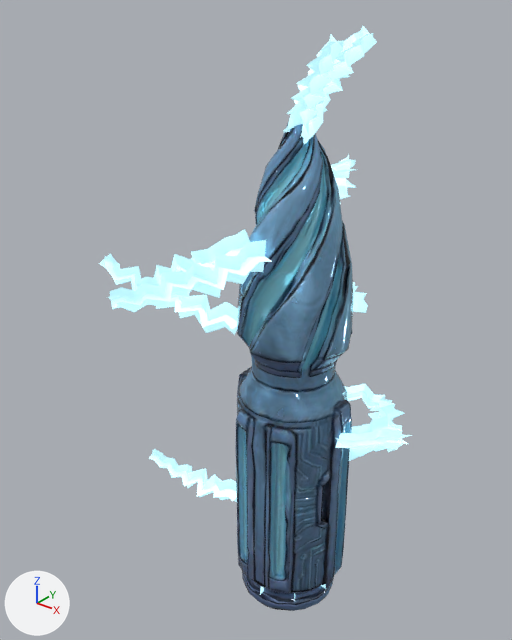
Renders of the glTF model avatar/avatar-lod1.glb from each side of a commit.
One viewpoint serves both versions: a camera (50 mm lens) standing at (1.22, -1.73, 2.16) and looking at (-0.18, 0.02, 1.08). The axes (+X, +Y, +Z) are drawn at lower left. The lights are the same throughout. The older version comes first. Where no turn or scale is listed for an object, it has been applied to the vertices. Vertices at exactly the same position are counted once.

The first picture shows 'Lightning', 'Shell'.
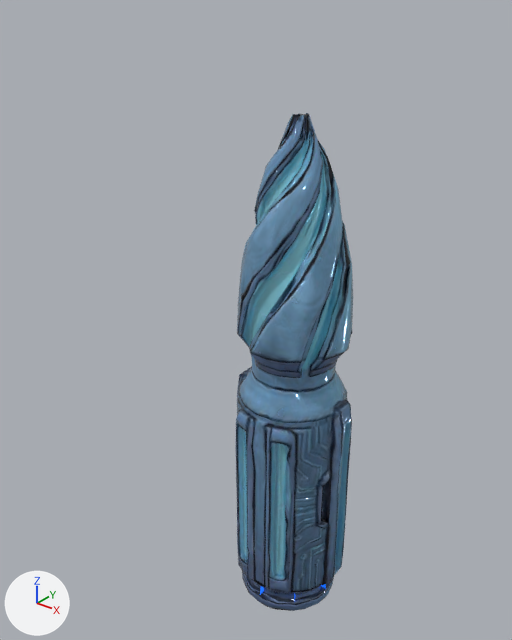
Pixel boxes [x1, y1, x2, y2] of what changed, in the pictures (512 x 640 px; the box of a moved part takes in the faces that stretch with it):
'Lightning', surface changed, reshaped (mostly hidden afterwards)
    before: [99, 26, 412, 599]
    after: [260, 584, 326, 599]
part 1 of me_lightning, moved or reshaped (not visible afterwards)
    before: [285, 33, 374, 132]
part 2 of me_lightning, moved or reshaped (not visible afterwards)
    before: [304, 26, 377, 144]
part 3 of me_lightning, moved or reshaped (not visible afterwards)
    before: [283, 41, 344, 131]
part 4 of me_lightning, moved or reshaped (not visible afterwards)
    before: [294, 34, 343, 143]
part 5 of me_lightning, moved or reshaped (not visible afterwards)
    before: [108, 253, 272, 305]
part 6 of me_lightning, moved or reshaped (not visible afterwards)
    before: [110, 240, 266, 312]
part 7 of me_lightning, moved or reshaped (not visible afterwards)
    before: [136, 248, 242, 287]
part 8 of me_lightning, moved or reshaped (not visible afterwards)
    before: [141, 229, 250, 286]
part 9 of me_lightning, moved or reshaped (not visible afterwards)
    before: [104, 256, 237, 329]
part 10 of me_lightning, moved or reshaped (not visible afterwards)
    before: [99, 254, 238, 335]
part 11 of me_lightning, moved or reshaped (not visible afterwards)
    before: [151, 450, 237, 501]
part 12 of me_lightning, moved or reshaped (not visible afterwards)
    before: [149, 449, 237, 502]
part 13 of me_lightning, moved or reshaped (not visible afterwards)
    before: [335, 160, 357, 199]
part 14 of me_lightning, moved or reshaped (not visible afterwards)
    before: [331, 155, 351, 204]
part 15 of me_lightning, moved or reshaped (not visible afterwards)
    before: [336, 435, 412, 446]
part 16 of me_lightning, moved or reshaped (not visible afterwards)
    before: [335, 425, 403, 452]
part 17 of me_lightning, moved or reshaped (not visible afterwards)
    before: [353, 286, 368, 313]
part 18 of me_lightning, moved or reshaped (not visible afterwards)
    before: [347, 391, 404, 457]
part 19 of me_lightning, moved or reshaped (not visible afterwards)
    before: [345, 384, 395, 461]

Patch to the scene script:
```diff
--- a/avatar/avatar-lod1.glb.py
+++ b/avatar/avatar-lod1.glb.py
@@ mat_lightning @@
 n0 = _N.new('ShaderNodeBsdfPrincipled'); n0.name = 'Principled BSDF'
-n0.inputs[0].default_value = (0.7, 0.95, 1.0, 1.0)  # 'Base Color', pale blue #daf9ff
 n0.inputs[2].default_value = 1.0  # 'Roughness'
-n0.inputs[27].default_value = (0.5, 0.9, 1.0, 1.0)  # 'Emission Color', cyan #bcf3ff
 n0.inputs[28].default_value = 1.0  # 'Emission Strength'
 n1 = _N.new('ShaderNodeOutputMaterial'); n1.name = 'Material Output'
+n2 = _N.new('ShaderNodeTexImage'); n2.name = 'Image Texture'
+n2.image = img_color
+n3 = _N.new('ShaderNodeTexImage'); n3.name = 'Image Texture.001'
+n3.image = img_color
 _L.new(n0.outputs[0], n1.inputs[0])  # 'BSDF' to 'Surface'
+_L.new(n2.outputs[0], n0.inputs[27])  # 'Color' to 'Emission Color'
+_L.new(n3.outputs[0], n0.inputs[0])  # 'Color' to 'Base Color'
+_L.new(n3.outputs[1], n0.inputs[4])  # 'Alpha' to 'Alpha'
@@ me_lightning @@
-me_lightning.from_pydata(...)  # 988 vertices, 912 faces; spans x -0.64..0.37, y -0.6..0.64, z -0.86..1.15
+me_lightning.from_pydata(...)  # 988 vertices, 912 faces; spans x -0.18..0.18, y -0.18..0.18, z -0.86..0.1
+# me_lightning part 1: the loose piece of 26 vertices spanning x -0.03..0.25, y -0.09..0.05, z 0.85..1.13 is scaled about its middle by 0.15, then moved by (-0.1, 0.02, -0.97)
+# me_lightning part 2: the loose piece of 26 vertices spanning x -0.03..0.26, y -0.07..0.03, z 0.82..1.15 is scaled about its middle by 0.15, then moved by (-0.1, 0.02, -0.96)
+# me_lightning part 3: the loose piece of 26 vertices spanning x -0.04..0.2, y -0.16..0.03, z 0.85..1.11 is scaled about its middle by 0.15, then moved by (-0.07, 0.05, -0.96)
+# me_lightning part 4: the loose piece of 26 vertices spanning x -0.02..0.22, y -0.14..0.02, z 0.81..1.13 is scaled about its middle by 0.15, then moved by (-0.08, 0.05, -0.95)
+# me_lightning part 5: the loose piece of 26 vertices spanning x -0.22..0.04, y -0.6..-0.14, z 0.45..0.51 is scaled about the mesh origin by 0.15
+# me_lightning part 6: the loose piece of 26 vertices spanning x -0.2..0.0, y -0.59..-0.16, z 0.42..0.56 is scaled about the mesh origin by 0.15
+# me_lightning part 7: the loose piece of 26 vertices spanning x -0.25..-0.04, y -0.46..-0.1, z 0.44..0.52 is scaled about the mesh origin by 0.15
+# me_lightning part 8: the loose piece of 26 vertices spanning x -0.22..-0.07, y -0.46..-0.12, z 0.41..0.57 is scaled about the mesh origin by 0.15
+# me_lightning part 9: the loose piece of 26 vertices spanning x -0.64..-0.16, y -0.29..-0.03, z 0.2..0.38 is scaled about the mesh origin by 0.15
+# me_lightning part 10: the loose piece of 26 vertices spanning x -0.63..-0.15, y -0.28..-0.07, z 0.15..0.4 is scaled about the mesh origin by 0.15
+# me_lightning part 11: the loose piece of 26 vertices spanning x -0.58..-0.2, y -0.19..0.01, z -0.57..-0.46 is scaled about the mesh origin by 0.15
+# me_lightning part 12: the loose piece of 26 vertices spanning x -0.57..-0.2, y -0.18..-0.04, z -0.62..-0.44 is scaled about the mesh origin by 0.15
+# me_lightning part 13: the loose piece of 26 vertices spanning x -0.24..-0.01, y 0.15..0.64, z 0.43..0.62 is scaled about the mesh origin by 0.15
+# me_lightning part 14: the loose piece of 26 vertices spanning x -0.21..-0.06, y 0.13..0.64, z 0.38..0.65 is scaled about the mesh origin by 0.15
+# me_lightning part 15: the loose piece of 26 vertices spanning x 0.02..0.37, y -0.06..0.31, z -0.34..-0.12 is scaled about the mesh origin by 0.15
+# me_lightning part 16: the loose piece of 26 vertices spanning x 0.01..0.34, y -0.05..0.28, z -0.39..-0.1 is scaled about the mesh origin by 0.15
+# me_lightning part 17: the loose piece of 26 vertices spanning x -0.18..0.16, y 0.12..0.38, z 0.21..0.25 is scaled about the mesh origin by 0.15
+# me_lightning part 18: the loose piece of 26 vertices spanning x -0.08..0.3, y 0.02..0.37, z -0.21..-0.15 is scaled about the mesh origin by 0.15
+# me_lightning part 19: the loose piece of 26 vertices spanning x -0.07..0.26, y 0.04..0.34, z -0.25..-0.12 is scaled about the mesh origin by 0.15
+# other edits to the shape of me_lightning do not show in these pictures
 me_lightning.materials.append(mat_lightning)
```
